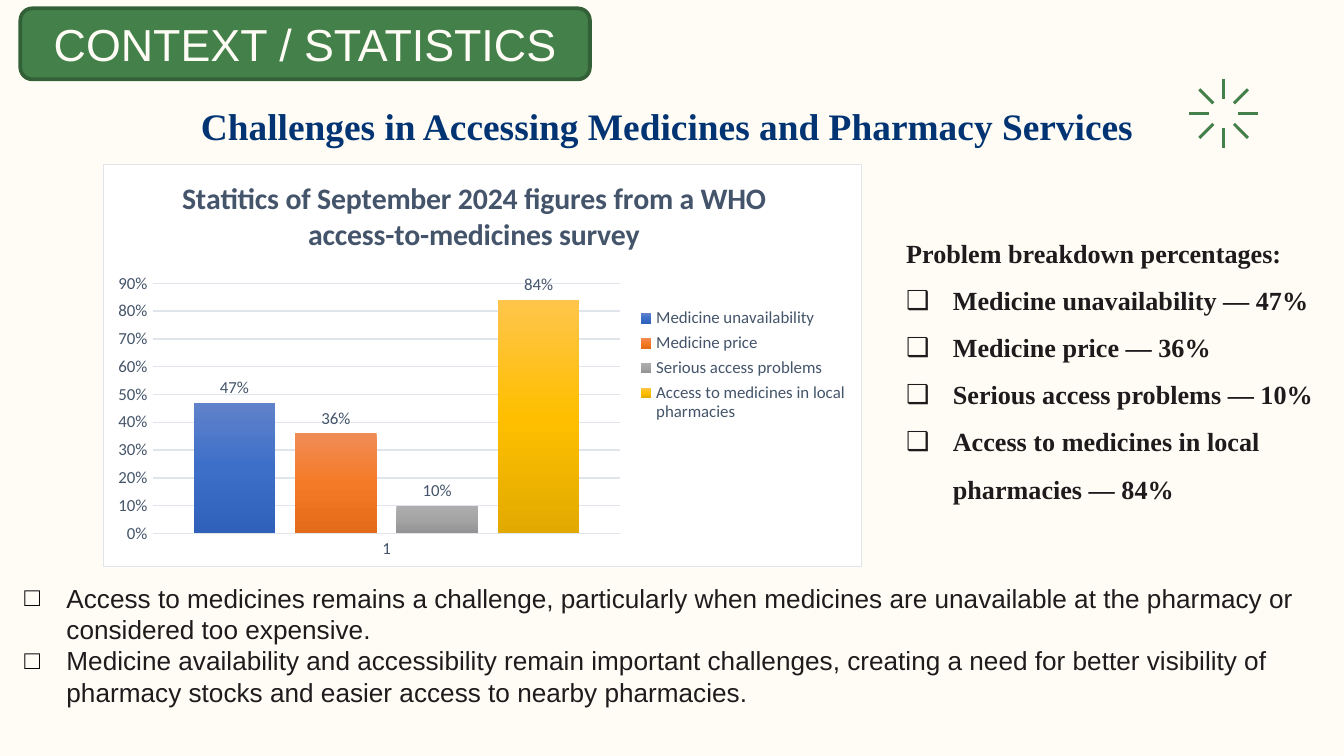
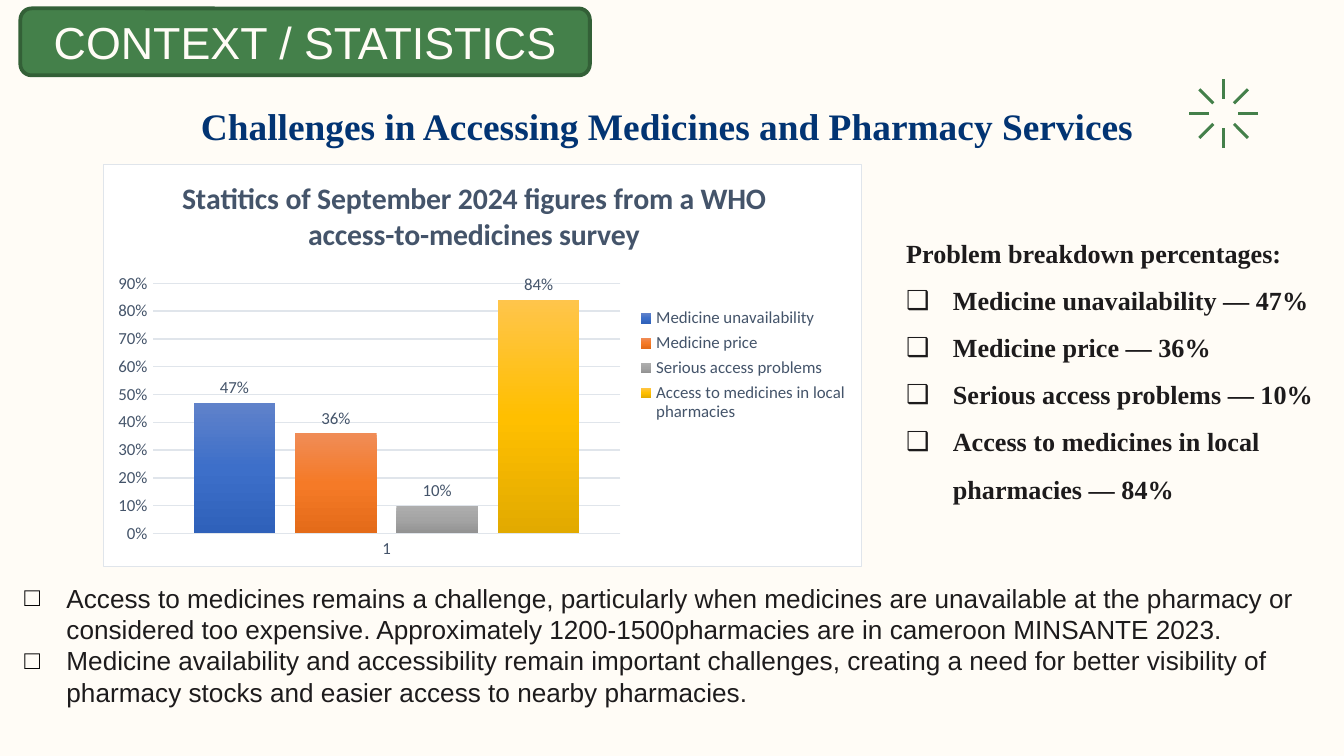
Before and after one commit to Nsan-237/PharmaGo, a slide deck: slide 5 of Pharma Finder.pptx. Drawn at 1344x756 pixels with LibreOffice and Linux fonts; fonts in the diff are those of the drawing. Boxes give left, top, right and bottom in pixels: in the first picture for what was removed or moved away, otherwise in the second. Text is boxed around its words. In the diff, an @@ line names an element or a change of style, - is before the commit and + after.

```diff
--- a/Pharma Finder.pptx
+++ b/Pharma Finder.pptx
@@ rounded rectangle "CONTEXT / STATISTICS": place and size @@
-rounded rectangle "CONTEXT / STATISTICS" at bbox=[20, 8, 590, 79]
+rounded rectangle "CONTEXT / STATISTICS" at bbox=[20, 8, 590, 75]
@@ text at bbox=[66, 589, 1292, 645]: text changed @@
-□ Access to medicines remains a challenge, particularly when medicines are unavailable at the pharmacy or considered too expensive.
+□ Access to medicines remains a challenge, particularly when medicines are unavailable at the pharmacy or considered too expensive. Approximately 1200-1500pharmacies are in cameroon MINSANTE 2023.
```
Also in this commit, not shown: 5 other slides changed, 5 slides added, 1 slide removed, 2 other files.
